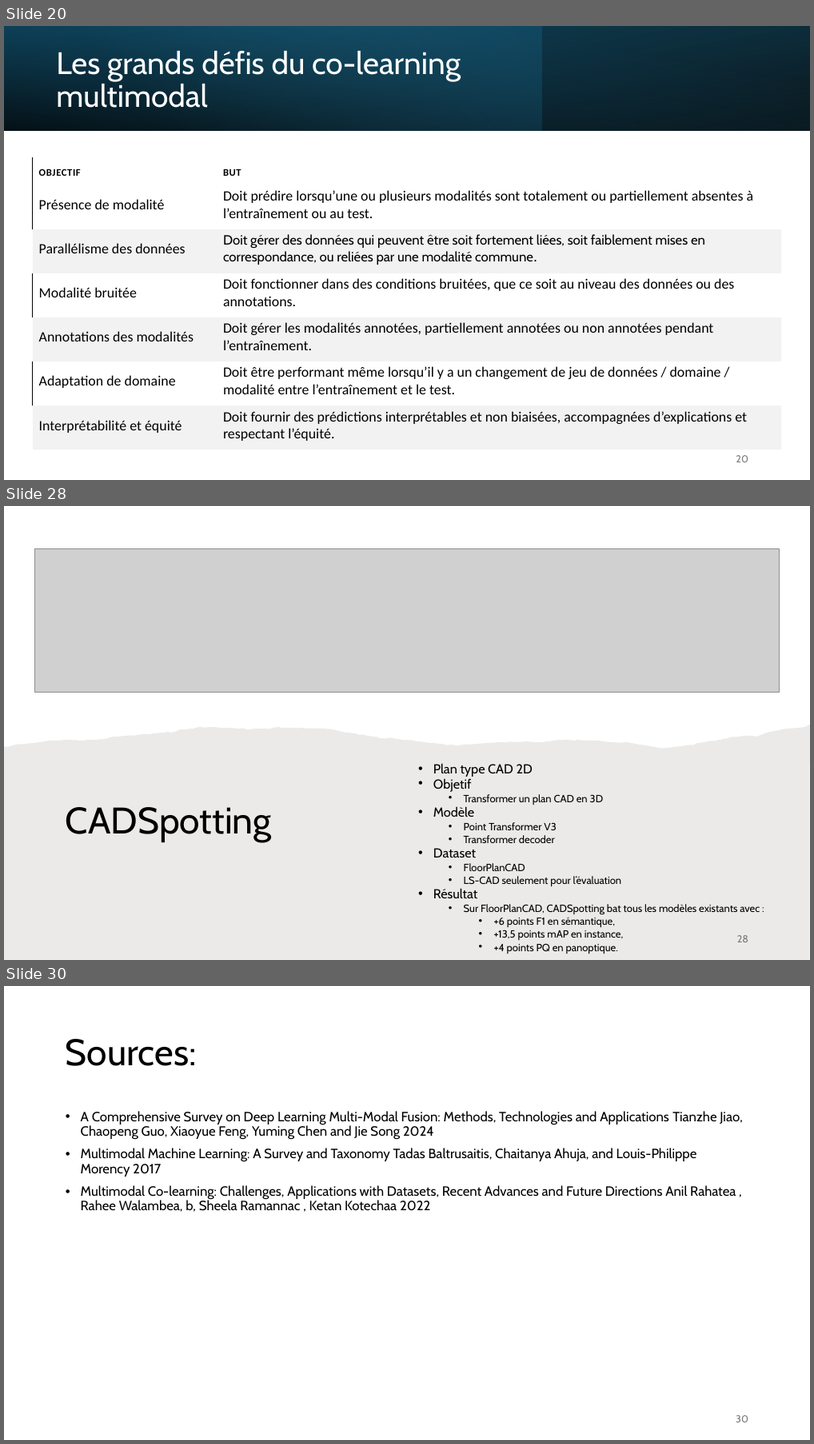
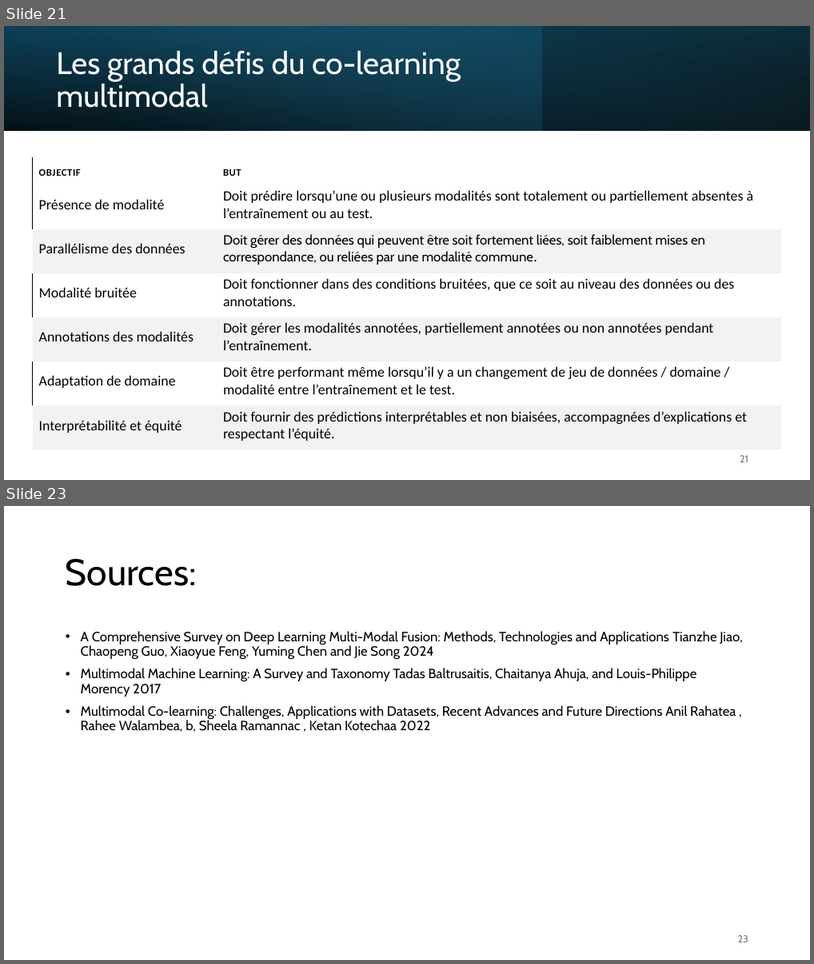
Before and after one commit to IzowRM/Stage-Cetic, a slide deck: Doc Slide/Presentation_du_27_01.pptx. Shown one above the other, each under a label of ours: slides 20, 28 and 30 before the commit, slides 21 and 23 after it; the slides between them are not shown. The pictures are 814x1444 and 814x964 pixels, drawn with LibreOffice and Linux fonts; fonts in the diff are those of the drawing; grey boxes stand for pictures. Boxes give left, top, right and bottom in pixels: in the first picture for what was removed or moved away, otherwise in the second. Text is boxed around its words. In the diff, an @@ line names an element or a change of style, - is before the commit and + after.

```diff
--- a/Doc Slide/Presentation_du_27_01.pptx
+++ b/Doc Slide/Presentation_du_27_01.pptx
@@ slide 28 removed at <box>4,506,810,960</box>, background #FFFFFF @@
@@ picture removed at <box>35,548,779,692</box> @@
@@ freeform shape removed at <box>4,724,810,960</box> @@
@@ text removed at <box>434,763,760,953</box> @@
-  • Plan type CAD 2D
-  • Objetif
-    • Transformer un plan CAD en 3D
-  • Modèle
-    • Point Transformer V3
-    • Transformer decoder
-  • Dataset
-    • FloorPlanCAD
-    • LS-CAD seulement pour l’évaluation
-  • Résultat
-    • Sur FloorPlanCAD, CADSpotting bat tous les modèles existants avec :
-      • +6 points F1 en sémantique,
-      • +13,5 points mAP en instance,
-      • +4 points PQ en panoptique.
@@ title removed at <box>66,807,272,842</box> @@
-CADSpotting
@@ page number removed at <box>738,935,749,942</box> @@
-28
@@ what was slide 20 is now slide 21 @@
@@ page number at <box>740,455,749,462</box>: text changed @@
-20
+21
@@ what was slide 30 is now slide 23 @@
@@ page number at <box>738,935,749,942</box>: text changed @@
-30
+23
```
Also in this commit, not shown: 4 slides changed, 2 slides added, 8 other slides removed, 7 other files.
